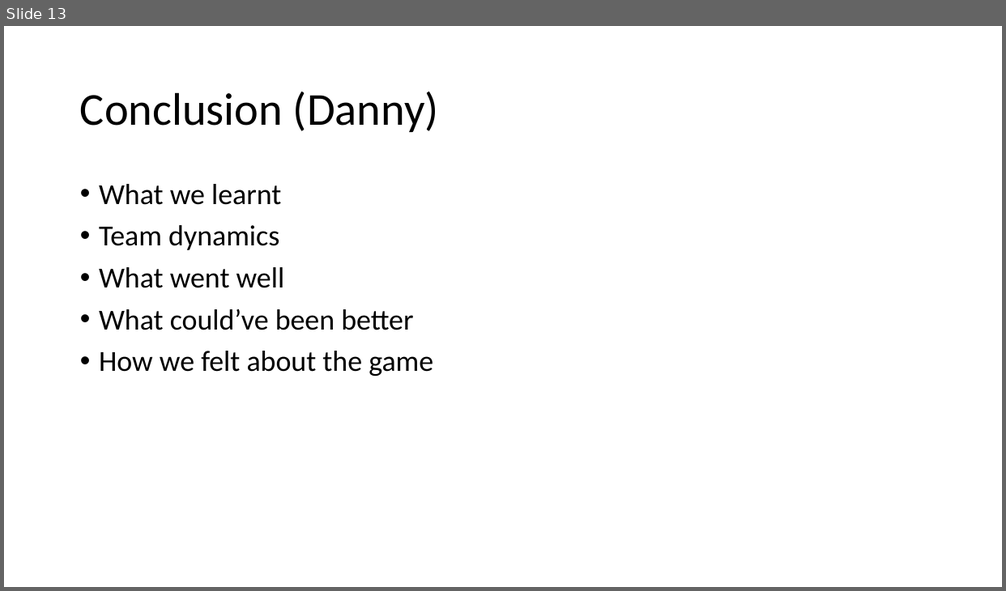
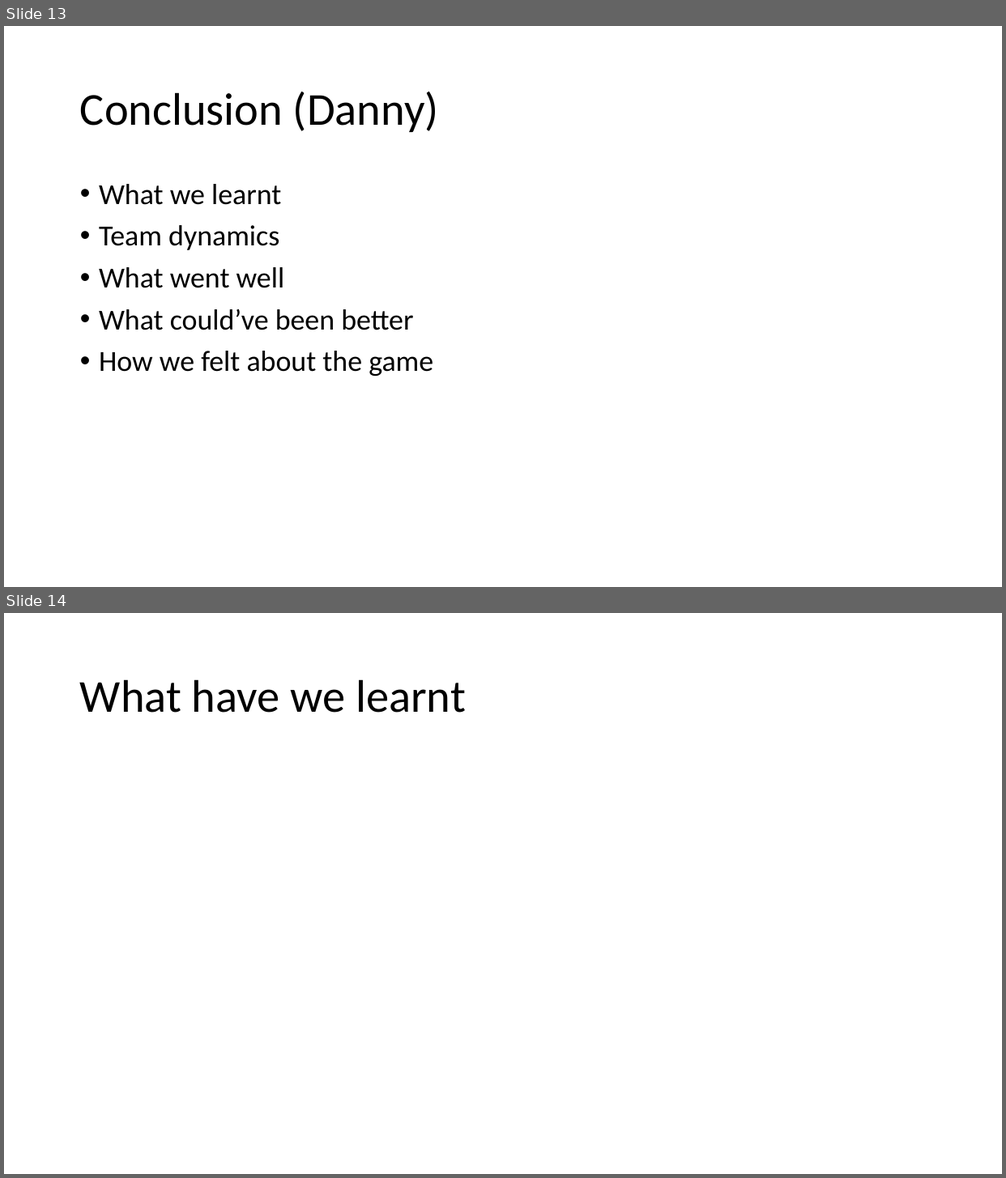
Before and after one commit to DannyStanley/TDEMO-, a slide deck: Video Presentation V3.pptx. Shown one above the other, each under a label of ours: slide 13 before the commit, slides 13 and 14 after it. The pictures are 1006x591 and 1006x1178 pixels, drawn with LibreOffice and Linux fonts; fonts in the diff are those of the drawing. Boxes give left, top, right and bottom in pixels: in the first picture for what was removed or moved away, otherwise in the second. Text is boxed around its words. In the diff, an @@ line names an element or a change of style, - is before the commit and + after.

```diff
--- a/Video Presentation V3.pptx
+++ b/Video Presentation V3.pptx
@@ slide 14 added at bbox=[4, 613, 1002, 1174], background #FFFFFF @@
@@ title added at bbox=[80, 679, 466, 713], 44 pt, text #000000 @@
+What have we learnt
```
Also in this commit, not shown: 4 other slides added.
